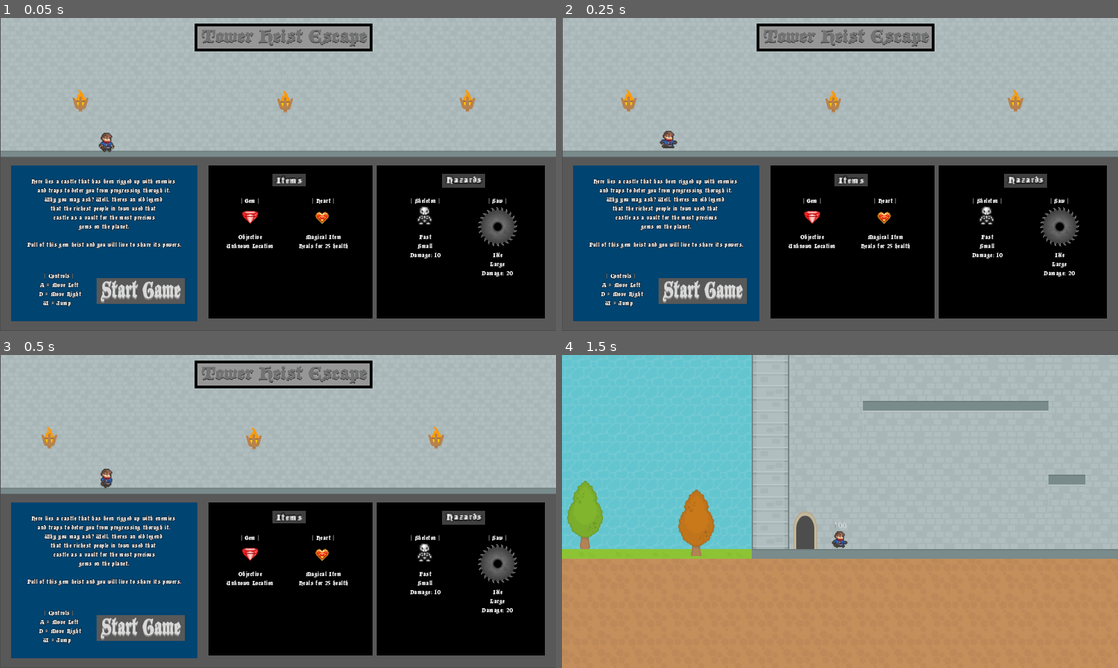
Above: before the commit, frames 1-4 (two rows, left to right).
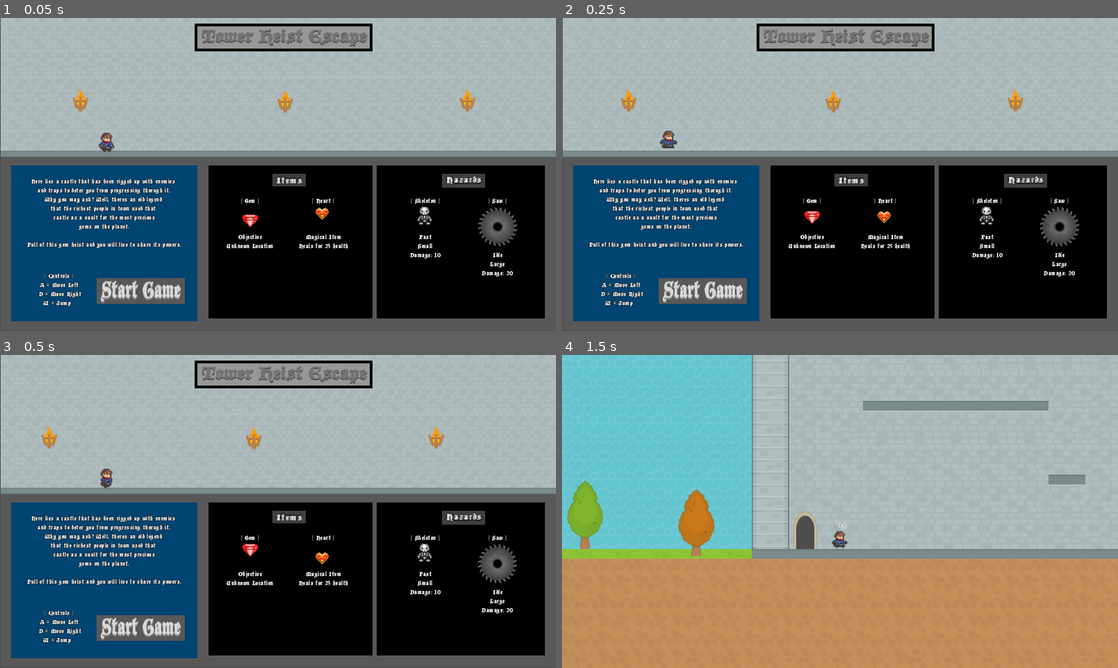
Above: after the commit, the same moments.

Repository: CodyMiner/FP-TowerHeistEscape
Game: Godot game, scene res://src/TitleScreen.tscn
Two runs of this game, one before a commit and one after it. Both use one fixed random seed, a clock stepped at 60 frames per second and the inputs below.
Inputs (mouse positions are in pixels of both pictures, inside the frame that each line leads up to):
- Up to frame 1 (0.05 s): no input
- Up to frame 2 (0.25 s): no input
- Up to frame 3 (0.5 s): no input
- Up to frame 4 (1.5 s): click (701, 627) at 0.5 s; tap Enter at 1.25 s; hold D (walk_right) from 1.28 s (still down)

The runs differ from the first frame. In frame 1, 0.3% of the frame differs, in the area x 43-93%, y 60-74%; in frame 2, 0.2%; in frame 3, 0.4%; in frame 4, nothing differs.

Commit message:
Changes to onready var

Diff:
--- a/project/src/TitleScreen.gd
+++ b/project/src/TitleScreen.gd
@@ -1,8 +1,17 @@
 extends Node
 
+onready var music = $ThemeLoop
+onready var player = $Sprites/PlayerSprite/AnimationPlayer
+onready var gem = $Sprites/Gems/AnimationPlayer
+onready var heart = $Sprites/Heart/AnimationPlayer
+onready var saw = $Sprites/Saw/AnimationPlayer
+
 func _ready():
-	$ThemeLoop.playing = true
-	$Sprites/PlayerSprite/AnimationPlayer.play("anim")
+	music.playing = true
+	player.play("anim")
+	gem.play("hover")
+	heart.play("hover")
+	saw.play("rotate")
 
 func _on_Play_pressed():
 	var _scene := get_tree().change_scene("res://src/World.tscn")
